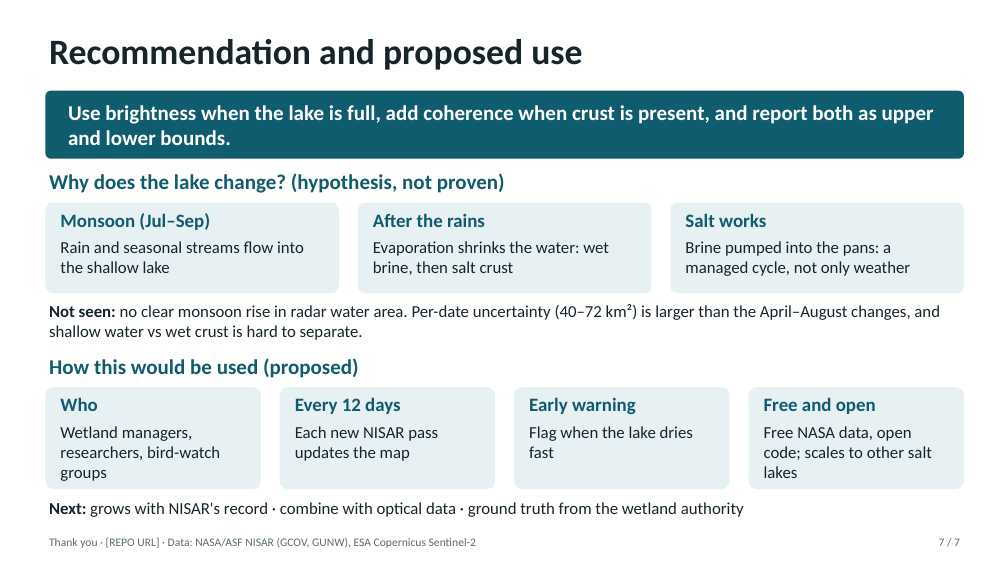
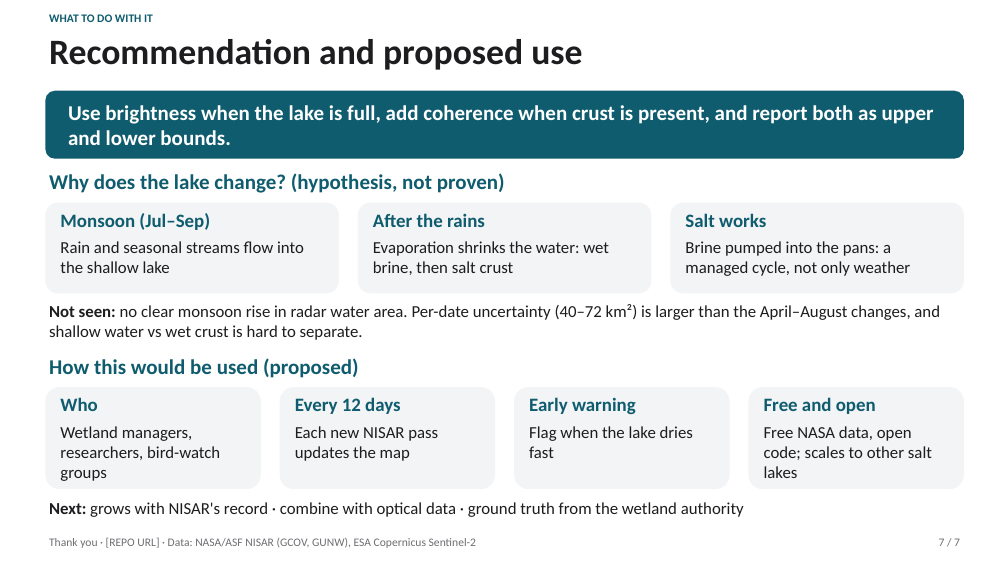
Before and after one commit to lokesh09s/sambhar-watch, a slide deck: slide 7 of docs/slides/Sambhar_Watch.pptx. Drawn at 1008x567 pixels with LibreOffice and Linux fonts; fonts in the diff are those of the drawing. Boxes give left, top, right and bottom in pixels: in the first picture for what was removed or moved away, otherwise in the second. Text is boxed around its words. In the diff, an @@ line names an element or a change of style, - is before the commit and + after.

```diff
--- a/docs/slides/Sambhar_Watch.pptx
+++ b/docs/slides/Sambhar_Watch.pptx
@@ text "Recommendation and proposed use" at [49, 39, 582, 70]: text colour #17252B to #1D1D1F @@
@@ text added at [49, 14, 153, 22], 11 pt, text #0F5C6E, bold @@
+WHAT TO DO WITH IT
@@ rounded rectangle at [45, 91, 964, 159]: proportions changed @@
@@ fill #E7F1F3 to #F2F4F6; proportions changed in 7 elements at [45, 203, 339, 293], [358, 203, 651, 293], [671, 203, 964, 293], [45, 387, 261, 489], [280, 387, 495, 489], [514, 387, 730, 489], [749, 387, 964, 489] @@
@@ text "Thank you · [REPO URL] ..." at [49, 537, 476, 548]: text colour #5B6B70 to #6E6E73 @@
@@ text "7 / 7" at [939, 538, 960, 546]: text colour #5B6B70 to #6E6E73 @@
```
Also in this commit, not shown: 6 other slides changed, 3 other files.
